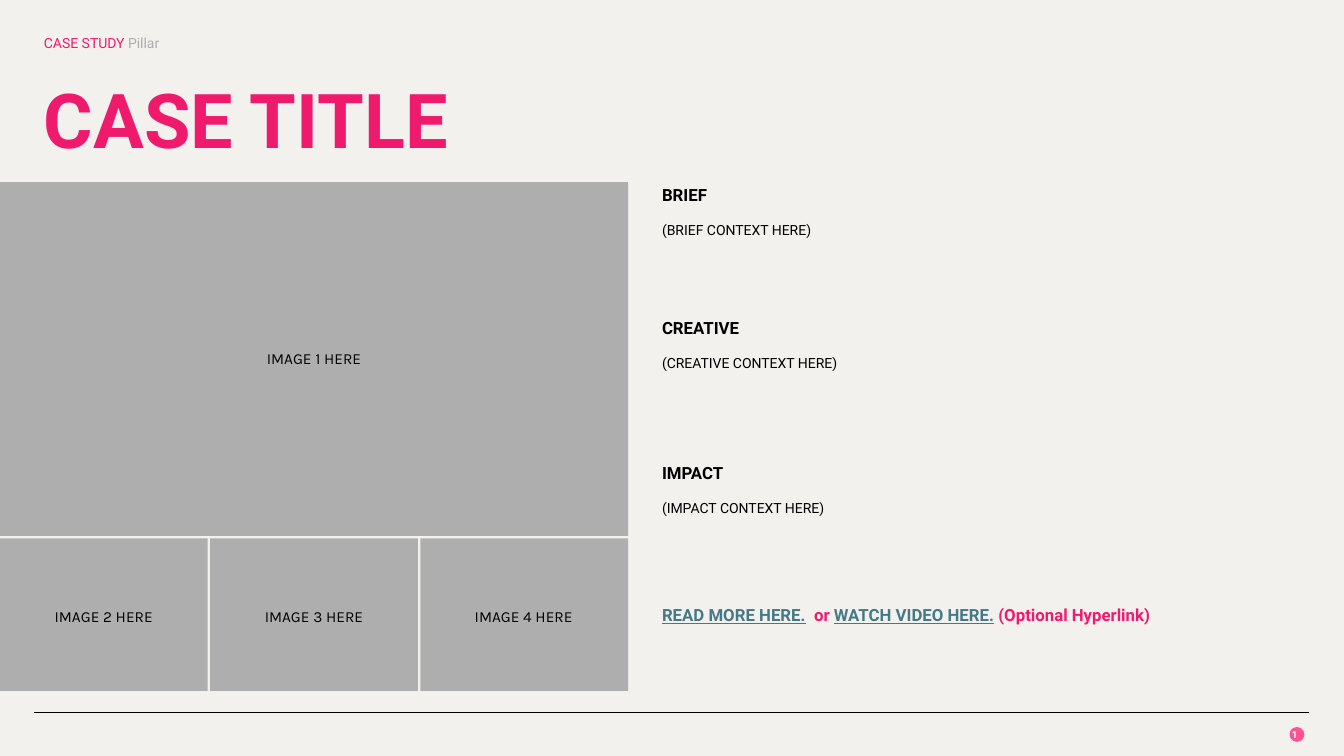
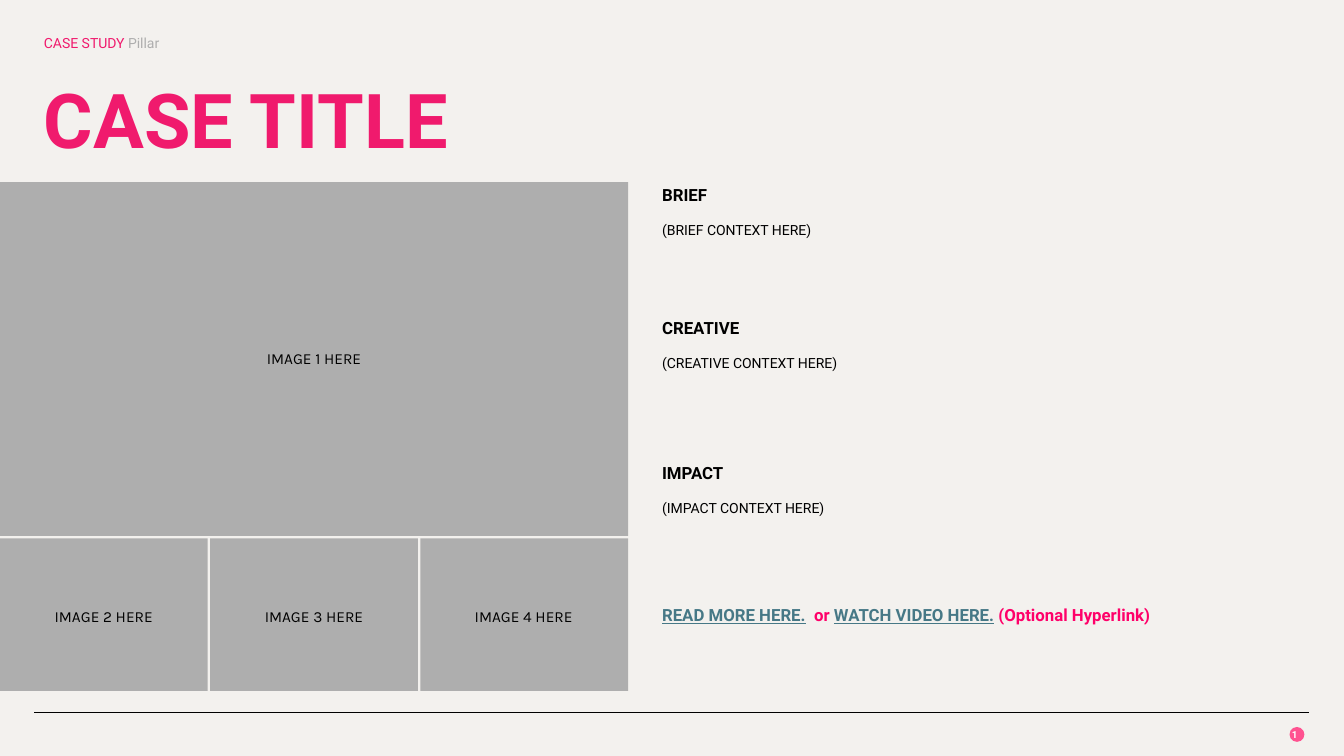
Before and after one commit to Yichen727/Case-Study-Agent, a slide deck: slide 1 of assets/templates/Single Case Template.pptx. Drawn at 1344x756 pixels with LibreOffice and Linux fonts; fonts in the diff are those of the drawing. Boxes give left, top, right and bottom in pixels: in the first picture for what was removed or moved away, otherwise in the second. Text is boxed around its words. In the diff, an @@ line names an element or a change of style, - is before the commit and + after.

```diff
--- a/assets/templates/Single Case Template.pptx
+++ b/assets/templates/Single Case Template.pptx
@@ text at (x1=662, y1=608, x2=1150, y2=625): text colour #F01A6D to #FF0069 in "or (Optional Hyperlink)" @@
```
Also in this commit, not shown: 3 other files.
